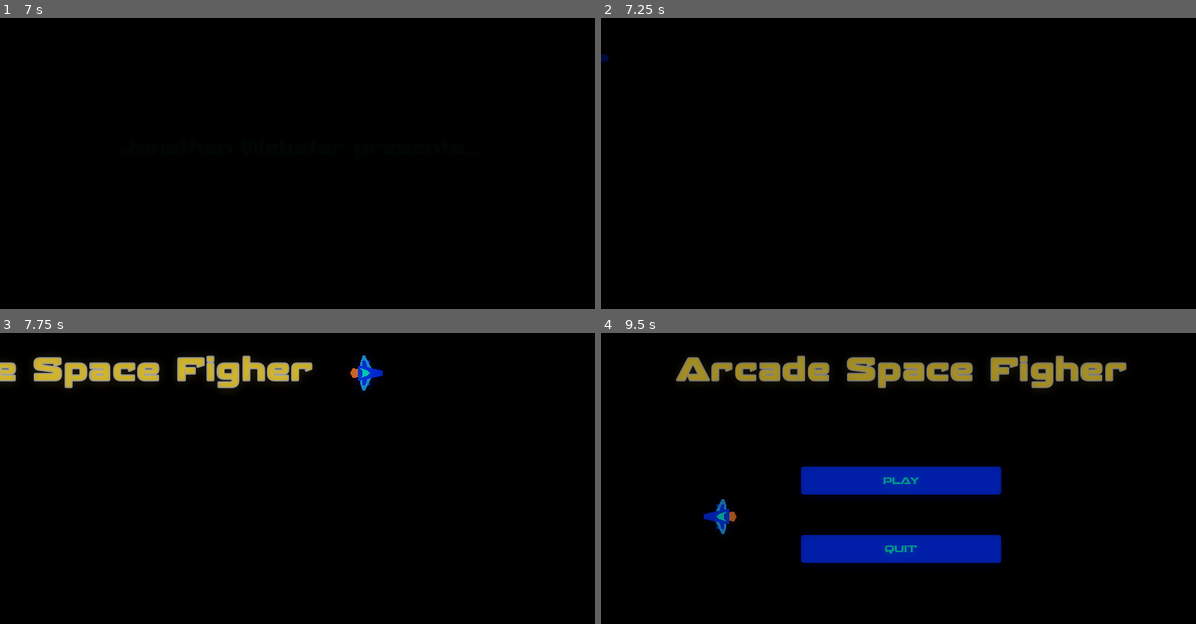
Above: before the commit, frames 1-4 (two rows, left to right).
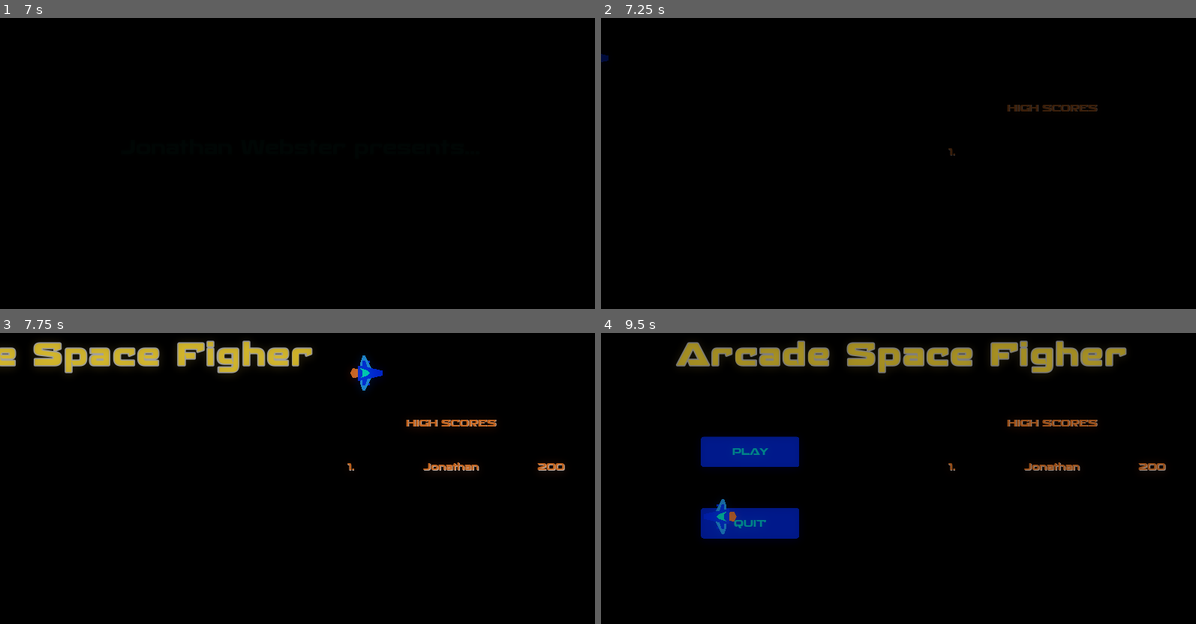
Above: after the commit, the same moments.

Repository: dslh/ArcadeSpaceFighter
Game: Godot game, scene res://splash_screen/JWR26SplashScreen.tscn
Same seed, same stepped clock (60 frames per second), same inputs: the game is played once before the commit and once after it.
Inputs:
- Up to frame 1 (7 s): hold Right (turn_right) 0.53-1.28 s; hold Down (break) 0.53-1.28 s; hold Left (turn_left) 1.28-2.03 s; tap X (fire_cannon) at 1.35, 4.35 s; tap Enter at 2, 3.5, 5 s; hold Right (turn_right) 2.03-2.78 s; hold C (fire_laser) 2.03-2.78 s; tap Space at 2.75, 4.25, 5.75 s; hold Up (thrust) 2.78-3.53 s; tap W (stop) at 2.85, 5.85 s; hold Down (break) 3.53-4.28 s; hold Left (turn_left) 3.53-5.78 s; hold C (fire_laser) 5.03-5.78 s; hold Right (turn_right) 5.78-6.53 s; hold Up (thrust) from 6.53 s (still down); hold Down (break) from 6.53 s (still down)
- Up to frame 2 (7.25 s): keep holding Up (thrust); keep holding Down (break)
- Up to frame 3 (7.75 s): release Up (thrust) at 7.28 s; release Down (break) at 7.28 s; hold Right (turn_right) from 7.28 s (still down); tap X (fire_cannon) at 7.35 s
- Up to frame 4 (9.5 s): release Right (turn_right) at 8.03 s; hold C (fire_laser) 8.03-8.78 s; hold Left (turn_left) from 8.03 s (still down); tap W (stop) at 8.85 s

Frame 1 is identical in both runs. In frame 2, 0.3% of the frame differs, in the area x 58-84%, y 29-48%; in frame 3, 5.2%; in frame 4, 17%, in the area x 12-95%, y 2-80%.

Commit message:
adding high score

Diff:
--- a/autoload/high_score_manager.gd
+++ b/autoload/high_score_manager.gd
@@ -1,4 +1,62 @@
 extends Node
 
+const MAX_HIGH_SCORE_COUNT = 100
 
 var current_score: int = 0
+
+var high_scores: Array = [
+	[200, "Jonathan"],
+	[190, "Jonathan"],
+	[180, "Jonathan"],
+	[170, "Jonathan"],
+	[160, "Steve"],
+	[150, "Steve"],
+	[140, "Pete"],
+	[130, "Pete"],
+	[120, "Dave"],
+	[110, "Dave"],
+	[100, "Tim"],
+	[90, "Tim"],
+	[80, "Andy"],
+	[70, "Andy"],
+	[60, "Andy"],
+	[50, "Andy"],
+	[40, "Andy"],
+	[30, "Andy"],
+	[20, "Andy"],
+	[10, "Andy"]
+]
+
+
+func is_new_high_score(score: int = 0) -> bool:
+	for entry in high_scores:
+		if score > entry[0]:
+			return true
+	# can have 10 high scores so if lower than defaults add
+	if high_scores.size() < MAX_HIGH_SCORE_COUNT:
+		return true
+
+	return false
+
+
+func add_high_score(score: int = 0, by: String = "Anon") -> void:
+	var new_high_score: Array = [score, by]
+
+	high_scores.append(new_high_score)
+	high_scores.sort_custom(self, "sort_by_score")
+	# keep high score size same.
+	if high_scores.size() > MAX_HIGH_SCORE_COUNT:
+		high_scores.resize(MAX_HIGH_SCORE_COUNT)
+
+	# at this point reset the current score to 0
+	current_score = 0
+
+
+func get_top_score() -> Array:
+	return high_scores[0]
+
+
+static func sort_by_score(a, b) -> bool:
+	if a[0] > b[0]:
+		return true
+	return false
--- a/entities/enemy.gd
+++ b/entities/enemy.gd
@@ -8,7 +8,6 @@
 var hp: int = 6
 
 var player: Node
-
 
 
 func _physics_process(delta: float) -> void:
--- a/entities/player.gd
+++ b/entities/player.gd
@@ -91,6 +91,8 @@
 		pass
 	else:
 		EventBus.emit_signal("game_over")
+		set_physics_process(false)
+		$CollisionShape2D.call_deferred("set_disabled", true)
 
 	$Camera/Camera2D/CanvasLayer/HUD.update_health_bar(hp)
 
--- a/entities/projectile.gd
+++ b/entities/projectile.gd
@@ -10,10 +10,12 @@
 
 var bounce_number: int = 0
 
+
 # Called when the node enters the scene tree for the first time.
 func _ready() -> void:
 	var start_impulse: Vector2 = direction * IMPULSE_FACTOR
 	apply_central_impulse(start_impulse)
+
 
 
 
--- /dev/null
+++ b/menu/game_over.gd
@@ -0,0 +1,20 @@
+extends Control
+
+var final_score: int = false
+
+var new_high_score: bool = false
+
+# Called when the node enters the scene tree for the first time.
+func _ready() -> void:
+	$LineEdit.grab_focus()
+	final_score = HighScoreManager.current_score
+	new_high_score = HighScoreManager.is_new_high_score(final_score)
+
+
+func _on_LineEdit_text_entered(new_text: String) -> void:
+	$LineEdit.set_editable(false)
+
+	if new_high_score:
+		HighScoreManager.add_high_score(final_score, new_text)
+
+	SceneChanger.change_scene("res://menu/main_menu.tscn",0)
--- a/menu/game_over.tscn
+++ b/menu/game_over.tscn
@@ -1,9 +1,30 @@
-[gd_scene format=2]
+[gd_scene load_steps=2 format=2]
+
+[ext_resource path="res://menu/game_over.gd" type="Script" id=1]
 
 [node name="GameOver" type="Control"]
 anchor_right = 1.0
 anchor_bottom = 1.0
+script = ExtResource( 1 )
 
 [node name="Label" type="Label" parent="."]
-margin_right = 40.0
-margin_bottom = 14.0
+anchor_right = 1.0
+margin_bottom = 417.0
+text = "GAME OVER"
+align = 1
+valign = 1
+
+[node name="LineEdit" type="LineEdit" parent="."]
+anchor_left = 0.5
+anchor_top = 0.5
+anchor_right = 0.5
+anchor_bottom = 0.5
+margin_left = -248.0
+margin_top = -12.0
+margin_right = 248.0
+margin_bottom = 12.0
+align = 1
+max_length = 20
+placeholder_text = "enter your name"
+
+[connection signal="text_entered" from="LineEdit" to="." method="_on_LineEdit_text_entered"]
--- /dev/null
+++ b/menu/high_score_label.gd
@@ -0,0 +1,27 @@
+class_name HighScoreLabel
+
+extends HBoxContainer
+
+
+func display_specific_score(n: int = 0, id: String = "", score: int = 0, delay_factor: int = 0) -> void:
+	$Number.text = str(n)+ "."
+	$ID.text = id
+	$Score.text = str(score)
+	#tween the appearence of the text, from left to right
+	var delay: float = delay_factor * 0.4
+	$Tween.interpolate_property($Number, "percent_visible", 0.0, 1.0, 0.2, delay)
+	$Tween.start()
+	yield($Tween, "tween_all_completed")
+	$Tween.interpolate_property($ID, "percent_visible", 0.0, 1.0, 0.2, 0.0)
+	$Tween.start()
+	yield($Tween, "tween_all_completed")
+	$Tween.interpolate_property($Score, "percent_visible", 0.0, 1.0, 0.2, 0.0)
+	$Tween.start()
+	yield($Tween, "tween_all_completed")
+
+
+func clear_all_text() -> void:
+	for child in get_children():
+		if child is Label:
+			child.set_text("")
+			child.percent_visible = 0.0
--- /dev/null
+++ b/menu/high_score_label.tscn
@@ -0,0 +1,41 @@
+[gd_scene load_steps=3 format=2]
+
+[ext_resource path="res://menu/high_score_label.gd" type="Script" id=1]
+[ext_resource path="res://menu/high_score_theme.tres" type="Theme" id=2]
+
+[node name="HighScoreLabel" type="HBoxContainer"]
+anchor_right = 1.0
+anchor_bottom = 1.0
+theme = ExtResource( 2 )
+script = ExtResource( 1 )
+
+[node name="Number" type="Label" parent="."]
+margin_right = 637.0
+margin_bottom = 1080.0
+size_flags_horizontal = 3
+size_flags_vertical = 3
+align = 1
+valign = 1
+percent_visible = 0.0
+
+[node name="ID" type="Label" parent="."]
+margin_left = 641.0
+margin_right = 1278.0
+margin_bottom = 1080.0
+size_flags_horizontal = 3
+size_flags_vertical = 3
+align = 1
+valign = 1
+percent_visible = 0.0
+
+[node name="Score" type="Label" parent="."]
+margin_left = 1282.0
+margin_right = 1920.0
+margin_bottom = 1080.0
+size_flags_horizontal = 3
+size_flags_vertical = 3
+align = 1
+valign = 1
+percent_visible = 0.0
+
+[node name="Tween" type="Tween" parent="."]
--- /dev/null
+++ b/menu/high_score_table.gd
@@ -0,0 +1,21 @@
+extends VBoxContainer
+
+var count: int = 0
+
+onready var top_score_label = $MarginContainer2/TopScore
+
+func _ready() -> void:
+	var top_score = HighScoreManager.get_top_score()
+	top_score_label.display_specific_score(1, top_score[1], top_score[0])
+
+
+func update_display() -> void:
+	var labels = $MarginContainer3/Scores.get_children()
+	for i in $MarginContainer3/Scores.get_child_count():
+		labels[i] as HighScoreLabel
+		labels[i].display_specific_score(i+2, HighScoreManager.high_scores[i+1][1], HighScoreManager.high_scores[i+1][0], i)
+
+
+
+func _on_Timer_timeout() -> void:
+	update_display()
--- /dev/null
+++ b/menu/high_score_table.tscn
@@ -0,0 +1,153 @@
+[gd_scene load_steps=4 format=2]
+
+[ext_resource path="res://menu/high_score_table.gd" type="Script" id=1]
+[ext_resource path="res://menu/high_score_label.tscn" type="PackedScene" id=2]
+[ext_resource path="res://menu/high_score_theme.tres" type="Theme" id=3]
+
+[node name="HighScoreTable" type="VBoxContainer"]
+anchor_right = 1.0
+anchor_bottom = 1.0
+size_flags_horizontal = 3
+size_flags_vertical = 3
+script = ExtResource( 1 )
+
+[node name="MarginContainer" type="MarginContainer" parent="."]
+margin_right = 1920.0
+margin_bottom = 103.0
+custom_constants/margin_bottom = 64
+
+[node name="Title" type="Label" parent="MarginContainer"]
+margin_right = 1920.0
+margin_bottom = 39.0
+size_flags_horizontal = 3
+size_flags_vertical = 1
+theme = ExtResource( 3 )
+text = "HIGH SCORES"
+align = 1
+valign = 1
+
+[node name="MarginContainer2" type="MarginContainer" parent="."]
+margin_top = 107.0
+margin_right = 1920.0
+margin_bottom = 210.0
+size_flags_horizontal = 3
+custom_constants/margin_top = 32
+custom_constants/margin_bottom = 32
+
+[node name="TopScore" parent="MarginContainer2" instance=ExtResource( 2 )]
+anchor_right = 0.0
+anchor_bottom = 0.0
+margin_top = 32.0
+margin_right = 1920.0
+margin_bottom = 71.0
+size_flags_vertical = 3
+
+[node name="MarginContainer3" type="MarginContainer" parent="."]
+margin_top = 214.0
+margin_right = 1920.0
+margin_bottom = 672.0
+size_flags_horizontal = 3
+custom_constants/margin_top = 16
+custom_constants/margin_bottom = 16
+
+[node name="Scores" type="VBoxContainer" parent="MarginContainer3"]
+margin_top = 16.0
+margin_right = 1920.0
+margin_bottom = 442.0
+size_flags_horizontal = 3
+size_flags_vertical = 3
+
+[node name="Score1" parent="MarginContainer3/Scores" instance=ExtResource( 2 )]
+anchor_right = 0.0
+anchor_bottom = 0.0
+margin_right = 1920.0
+margin_bottom = 39.0
+size_flags_horizontal = 3
+size_flags_vertical = 3
+
+[node name="Score2" parent="MarginContainer3/Scores" instance=ExtResource( 2 )]
+anchor_right = 0.0
+anchor_bottom = 0.0
+margin_top = 43.0
+margin_right = 1920.0
+margin_bottom = 82.0
+size_flags_horizontal = 3
+size_flags_vertical = 3
+
+[node name="Score3" parent="MarginContainer3/Scores" instance=ExtResource( 2 )]
+anchor_right = 0.0
+anchor_bottom = 0.0
+margin_top = 86.0
+margin_right = 1920.0
+margin_bottom = 125.0
+size_flags_horizontal = 3
+size_flags_vertical = 3
+
+[node name="Score4" parent="MarginContainer3/Scores" instance=ExtResource( 2 )]
+anchor_right = 0.0
+anchor_bottom = 0.0
+margin_top = 129.0
+margin_right = 1920.0
+margin_bottom = 168.0
+size_flags_horizontal = 3
+size_flags_vertical = 3
+
+[node name="Score5" parent="MarginContainer3/Scores" instance=ExtResource( 2 )]
+anchor_right = 0.0
+anchor_bottom = 0.0
+margin_top = 172.0
+margin_right = 1920.0
+margin_bottom = 211.0
+size_flags_horizontal = 3
+size_flags_vertical = 3
+
+[node name="Score6" parent="MarginContainer3/Scores" instance=ExtResource( 2 )]
+anchor_right = 0.0
+anchor_bottom = 0.0
+margin_top = 215.0
+margin_right = 1920.0
+margin_bottom = 254.0
+size_flags_horizontal = 3
+size_flags_vertical = 3
+
+[node name="Score7" parent="MarginContainer3/Scores" instance=ExtResource( 2 )]
+anchor_right = 0.0
+anchor_bottom = 0.0
+margin_top = 258.0
+margin_right = 1920.0
+margin_bottom = 297.0
+size_flags_horizontal = 3
+size_flags_vertical = 3
+
+[node name="Score8" parent="MarginContainer3/Scores" instance=ExtResource( 2 )]
+anchor_right = 0.0
+anchor_bottom = 0.0
+margin_top = 301.0
+margin_right = 1920.0
+margin_bottom = 340.0
+size_flags_horizontal = 3
+size_flags_vertical = 3
+
+[node name="Score9" parent="MarginContainer3/Scores" instance=ExtResource( 2 )]
+anchor_right = 0.0
+anchor_bottom = 0.0
+margin_top = 344.0
+margin_right = 1920.0
+margin_bottom = 383.0
+size_flags_horizontal = 3
+size_flags_vertical = 3
+
+[node name="Score10" parent="MarginContainer3/Scores" instance=ExtResource( 2 )]
+anchor_right = 0.0
+anchor_bottom = 0.0
+margin_top = 387.0
+margin_right = 1920.0
+margin_bottom = 426.0
+size_flags_horizontal = 3
+size_flags_vertical = 3
+
+[node name="Timer" type="Timer" parent="."]
+wait_time = 5.0
+autostart = true
+
+[connection signal="timeout" from="Timer" to="." method="_on_Timer_timeout"]
--- /dev/null
+++ b/menu/high_score_theme.tres
@@ -0,0 +1,17 @@
+[gd_resource type="Theme" load_steps=4 format=2]
+
+[ext_resource path="res://assets/recharge bd.ttf" type="DynamicFontData" id=1]
+
+[sub_resource type="DynamicFont" id=1]
+size = 32
+font_data = ExtResource( 1 )
+
+[sub_resource type="DynamicFont" id=2]
+outline_color = Color( 0.760784, 0.764706, 0.780392, 1 )
+font_data = ExtResource( 1 )
+
+[resource]
+default_font = SubResource( 2 )
+Label/colors/font_color = Color( 1, 0.517647, 0.14902, 1 )
+Label/colors/font_color_shadow = Color( 1, 0.945098, 0.909804, 1 )
+Label/fonts/font = SubResource( 1 )
--- a/menu/main_menu.gd
+++ b/menu/main_menu.gd
@@ -1,15 +1,12 @@
 extends Control
 
-
-# Declare member variables here. Examples:
-# var a: int = 2
-# var b: String = "text"
+onready var play_button = $VBoxContainer/HSplitContainer/VBoxContainer/Play/Button
+onready var quit_button = $VBoxContainer/HSplitContainer/VBoxContainer/Quit/Button
 
 
-# Called when the node enters the scene tree for the first time.
 func _ready() -> void:
 	yield($AnimationPlayer, "animation_finished")
-	$VBoxContainer/Play/Button.grab_focus()
+	play_button.grab_focus()
 
 
 func _input(event: InputEvent) -> void:
@@ -30,5 +27,5 @@
 
 
 func _disable_buttons() -> void:
-	$VBoxContainer/Play/Button.set_focus_mode(Control.FOCUS_NONE)
-	$VBoxContainer/Quit/Button.set_focus_mode(Control.FOCUS_NONE)
+	play_button.set_focus_mode(Control.FOCUS_NONE)
+	quit_button.set_focus_mode(Control.FOCUS_NONE)
--- a/menu/main_menu.tscn
+++ b/menu/main_menu.tscn
@@ -1,8 +1,9 @@
-[gd_scene load_steps=9 format=2]
+[gd_scene load_steps=10 format=2]
 
 [ext_resource path="res://menu/main_menu.gd" type="Script" id=1]
 [ext_resource path="res://menu/menu_theme.tres" type="Theme" id=2]
 [ext_resource path="res://assets/recharge bd.ttf" type="DynamicFontData" id=3]
+[ext_resource path="res://menu/high_score_table.tscn" type="PackedScene" id=4]
 
 [sub_resource type="DynamicFont" id=1]
 size = 96
@@ -68,7 +69,7 @@
 "values": [ 90.0, 90.0, -90.0 ]
 }
 tracks/3/type = "value"
-tracks/3/path = NodePath("VBoxContainer/Version:modulate")
+tracks/3/path = NodePath("VBoxContainer/HSplitContainer/VBoxContainer/Version:modulate")
 tracks/3/interp = 1
 tracks/3/loop_wrap = true
 tracks/3/imported = false
@@ -80,34 +81,46 @@
 "values": [ Color( 1, 1, 1, 0 ), Color( 1, 1, 1, 0 ), Color( 1, 1, 1, 1 ) ]
 }
 tracks/4/type = "value"
-tracks/4/path = NodePath("VBoxContainer/Play:modulate")
+tracks/4/path = NodePath("VBoxContainer/HSplitContainer/VBoxContainer/Play:modulate")
 tracks/4/interp = 1
 tracks/4/loop_wrap = true
 tracks/4/imported = false
 tracks/4/enabled = true
 tracks/4/keys = {
-"times": PoolRealArray( 0, 2.1, 2.3 ),
+"times": PoolRealArray( 0, 2.3, 2.5 ),
 "transitions": PoolRealArray( 1, 1, 1 ),
 "update": 0,
 "values": [ Color( 1, 1, 1, 0 ), Color( 1, 1, 1, 0 ), Color( 1, 1, 1, 1 ) ]
 }
 tracks/5/type = "value"
-tracks/5/path = NodePath("VBoxContainer/Quit:modulate")
+tracks/5/path = NodePath("VBoxContainer/HSplitContainer/VBoxContainer/Quit:modulate")
 tracks/5/interp = 1
 tracks/5/loop_wrap = true
 tracks/5/imported = false
 tracks/5/enabled = true
 tracks/5/keys = {
-"times": PoolRealArray( 0, 2.1, 2.3 ),
+"times": PoolRealArray( 0, 2.3, 2.5 ),
 "transitions": PoolRealArray( 1, 1, 1 ),
 "update": 0,
 "values": [ Color( 1, 1, 1, 0 ), Color( 1, 1, 1, 0 ), Color( 1, 1, 1, 1 ) ]
+}
+tracks/6/type = "value"
+tracks/6/path = NodePath("VBoxContainer/HSplitContainer/HighScoreTable:modulate")
+tracks/6/interp = 1
+tracks/6/loop_wrap = true
+tracks/6/imported = false
+tracks/6/enabled = true
+tracks/6/keys = {
+"times": PoolRealArray( 2.5, 2.8 ),
+"transitions": PoolRealArray( 1, 1 ),
+"update": 0,
+"values": [ Color( 1, 1, 1, 0 ), Color( 1, 1, 1, 1 ) ]
 }
 
 [sub_resource type="Animation" id=5]
 length = 0.001
 tracks/0/type = "value"
-tracks/0/path = NodePath("VBoxContainer/Version:modulate")
+tracks/0/path = NodePath("VBoxContainer/HSplitContainer/VBoxContainer/Version:modulate")
 tracks/0/interp = 1
 tracks/0/loop_wrap = true
 tracks/0/imported = false
@@ -132,7 +145,7 @@
 
 [node name="Title" type="Label" parent="VBoxContainer"]
 margin_right = 1920.0
-margin_bottom = 493.0
+margin_bottom = 404.0
 size_flags_horizontal = 3
 size_flags_vertical = 3
 custom_colors/font_color = Color( 1, 0.866667, 0.203922, 1 )
@@ -141,65 +154,88 @@
 align = 1
 valign = 1
 
-[node name="Play" type="MarginContainer" parent="VBoxContainer"]
-margin_top = 497.0
+[node name="HSplitContainer" type="HSplitContainer" parent="VBoxContainer"]
+margin_top = 408.0
 margin_right = 1920.0
-margin_bottom = 712.0
-custom_constants/margin_right = 640
+margin_bottom = 1080.0
+size_flags_horizontal = 3
+size_flags_vertical = 3
+
+[node name="VBoxContainer" type="VBoxContainer" parent="VBoxContainer/HSplitContainer"]
+margin_right = 954.0
+margin_bottom = 672.0
+size_flags_horizontal = 3
+size_flags_vertical = 3
+
+[node name="Play" type="MarginContainer" parent="VBoxContainer/HSplitContainer/VBoxContainer"]
+margin_right = 954.0
+margin_bottom = 221.0
+size_flags_horizontal = 3
+size_flags_vertical = 3
+custom_constants/margin_right = 320
 custom_constants/margin_top = 64
-custom_constants/margin_left = 640
+custom_constants/margin_left = 320
 custom_constants/margin_bottom = 64
 
-[node name="Button" type="Button" parent="VBoxContainer/Play"]
-margin_left = 640.0
+[node name="Button" type="Button" parent="VBoxContainer/HSplitContainer/VBoxContainer/Play"]
+margin_left = 320.0
 margin_top = 64.0
-margin_right = 1280.0
-margin_bottom = 151.0
+margin_right = 634.0
+margin_bottom = 157.0
 focus_neighbour_bottom = NodePath("../../Quit/Button")
 theme = ExtResource( 2 )
 text = "PLAY"
 
-[node name="Quit" type="MarginContainer" parent="VBoxContainer"]
-margin_top = 716.0
-margin_right = 1920.0
-margin_bottom = 931.0
-custom_constants/margin_right = 640
+[node name="Quit" type="MarginContainer" parent="VBoxContainer/HSplitContainer/VBoxContainer"]
+margin_top = 225.0
+margin_right = 954.0
+margin_bottom = 446.0
+size_flags_horizontal = 3
+size_flags_vertical = 3
+custom_constants/margin_right = 320
 custom_constants/margin_top = 64
-custom_constants/margin_left = 640
+custom_constants/margin_left = 320
 custom_constants/margin_bottom = 64
 
-[node name="Button" type="Button" parent="VBoxContainer/Quit"]
-margin_left = 640.0
+[node name="Button" type="Button" parent="VBoxContainer/HSplitContainer/VBoxContainer/Quit"]
+margin_left = 320.0
 margin_top = 64.0
-margin_right = 1280.0
-margin_bottom = 151.0
+margin_right = 634.0
+margin_bottom = 157.0
 focus_neighbour_top = NodePath("../../Play/Button")
 theme = ExtResource( 2 )
 text = "QUIT"
 
-[node name="Version" type="MarginContainer" parent="VBoxContainer"]
+[node name="Version" type="MarginContainer" parent="VBoxContainer/HSplitContainer/VBoxContainer"]
 modulate = Color( 1, 1, 1, 0 )
-margin_top = 935.0
-margin_right = 1920.0
-margin_bottom = 1080.0
-custom_constants/margin_right = 32
+margin_top = 450.0
+margin_right = 954.0
+margin_bottom = 672.0
+size_flags_horizontal = 3
+size_flags_vertical = 3
 custom_constants/margin_top = 32
 custom_constants/margin_left = 32
 custom_constants/margin_bottom = 32
 
-[node name="Label" type="Label" parent="VBoxContainer/Version"]
+[node name="Label" type="Label" parent="VBoxContainer/HSplitContainer/VBoxContainer/Version"]
 margin_left = 32.0
 margin_top = 32.0
-margin_right = 1888.0
-margin_bottom = 113.0
+margin_right = 954.0
+margin_bottom = 190.0
 size_flags_horizontal = 3
 size_flags_vertical = 3
 custom_colors/font_color = Color( 0.160784, 0.678431, 1, 1 )
 custom_fonts/font = SubResource( 2 )
 text = "v1.0.0.0
 by Jonathan Webster"
-align = 2
 valign = 1
+
+[node name="HighScoreTable" parent="VBoxContainer/HSplitContainer" instance=ExtResource( 4 )]
+anchor_right = 0.0
+anchor_bottom = 0.0
+margin_left = 966.0
+margin_right = 1920.0
+margin_bottom = 672.0
 
 [node name="WorldEnvironment" type="WorldEnvironment" parent="."]
 environment = SubResource( 3 )
@@ -251,5 +287,5 @@
 anims/FadeIn = SubResource( 4 )
 anims/RESET = SubResource( 5 )
 
-[connection signal="pressed" from="VBoxContainer/Play/Button" to="." method="_on_Play_pressed"]
-[connection signal="pressed" from="VBoxContainer/Quit/Button" to="." method="_on_Quit_pressed"]
+[connection signal="pressed" from="VBoxContainer/HSplitContainer/VBoxContainer/Play/Button" to="." method="_on_Play_pressed"]
+[connection signal="pressed" from="VBoxContainer/HSplitContainer/VBoxContainer/Quit/Button" to="." method="_on_Quit_pressed"]
--- a/project.godot
+++ b/project.godot
@@ -9,12 +9,18 @@
 config_version=4
 
 _global_script_classes=[ {
+"base": "HBoxContainer",
+"class": "HighScoreLabel",
+"language": "GDScript",
+"path": "res://menu/high_score_label.gd"
+}, {
 "base": "RigidBody2D",
 "class": "Projectile2D",
 "language": "GDScript",
 "path": "res://entities/projectile.gd"
 } ]
 _global_script_class_icons={
+"HighScoreLabel": "",
 "Projectile2D": ""
 }
 
